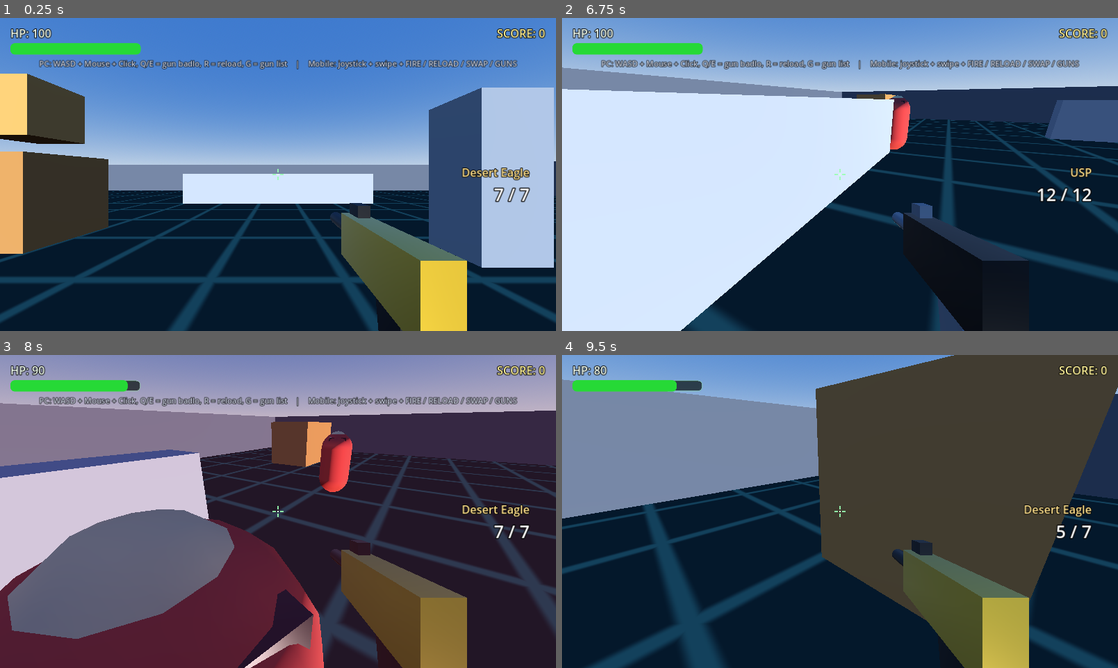
Above: before the commit, frames 1-4 (two rows, left to right).
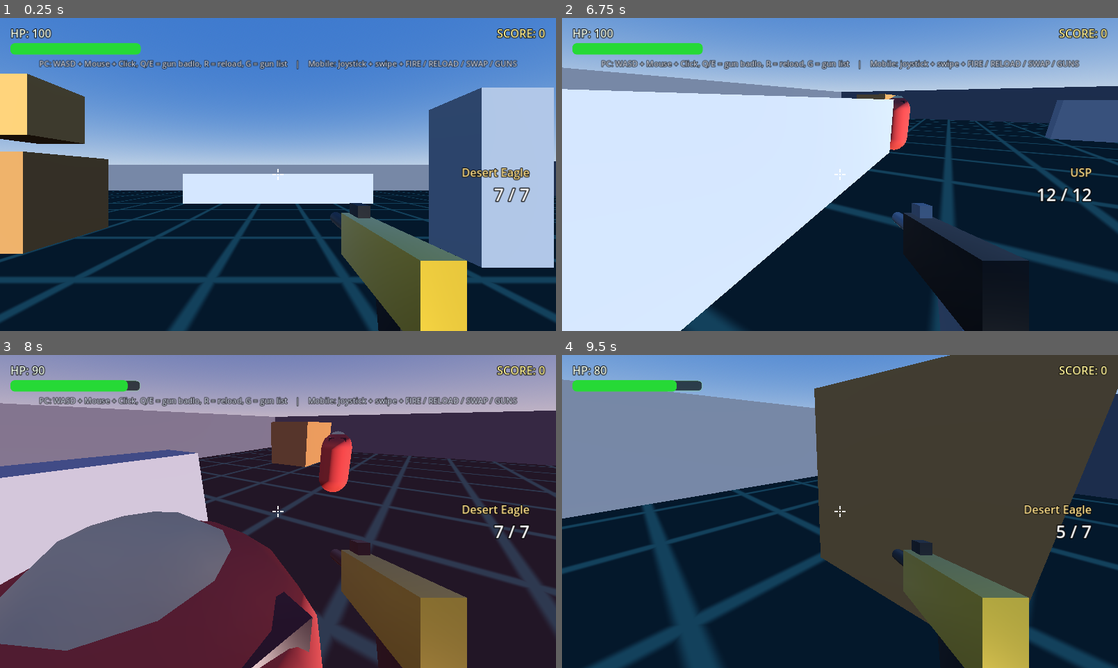
Above: after the commit, the same moments.

Repository: lk0024709-ux/Godot-fps-game-like-free-fire
Game: Godot game, scene res://scenes/main.tscn
Two runs of this game, one before a commit and one after it. Both use one fixed random seed, a clock stepped at 60 frames per second and the inputs below.
Inputs (mouse positions are in pixels of both pictures, inside the frame that each line leads up to):
- Up to frame 1 (0.25 s): no input
- Up to frame 2 (6.75 s): tap Enter at 0.5, 5.75 s; move the mouse to (834, 180) at 0.52 s; press the mouse at (834, 180) at 0.53 s; hold W (move_forward) 0.53-2.78 s; tap Space (jump) at 0.77, 1.52, 2.75, 3.02, 3.77, 4.52 s; move the mouse to (878, 177) at 1.27 s; release the mouse at (878, 177) at 1.28 s; click (878, 177) at 1.35 s; move the mouse to (795, 171) at 2.02 s; press the mouse at (795, 171) at 2.03 s; tap E (next_weapon) at 2.1, 6.6 s; move the mouse to (845, 174) at 2.77 s; release the mouse at (845, 174) at 2.78 s; hold A (move_left) 2.78-3.53 s; tap Q (prev_weapon) at 2.85 s; click (845, 174) at 3.05 s; move the mouse to (817, 168) at 3.52 s; press the mouse at (817, 168) at 3.53 s; hold W (move_forward) 3.53-5 s; tap 1 at 3.6 s; tap R (reload) at 4.15 s; move the mouse to (867, 174) at 4.27 s; release the mouse at (867, 174) at 4.28 s; click (867, 174) at 4.35 s; tap G (weapon_menu) at 4.9 s; click (689, 108) at 5 s, where only the run before the commit has a clickable "[P] Desert Eagle"; move the mouse to (728, 190) at 5.77 s; press the mouse at (728, 190) at 5.78 s; hold W (move_forward) 5.78-6.53 s; move the mouse to (851, 168) at 6.52 s; release the mouse at (851, 168) at 6.53 s; hold D (move_right) from 6.53 s (still down)
- Up to frame 3 (8 s): tap Space (jump) at 6.77, 7.52 s; click (289, 505) at 6.8 s; move the mouse to (272, 517) at 7.27 s; release D (move_right) at 7.28 s; press the mouse at (272, 517) at 7.28 s; hold W (move_forward) from 7.28 s (still down); tap Q (prev_weapon) at 7.35 s
- Up to frame 4 (9.5 s): keep holding W (move_forward); move the mouse to (878, 514) at 8.02 s; release the mouse at (878, 514) at 8.03 s; tap 1 at 8.1 s; tap Space (jump) at 8.27 s; click (878, 514) at 8.3 s; move the mouse to (795, 508) at 8.77 s; press the mouse at (795, 508) at 8.78 s

The runs differ from the first frame. In frame 1, less than 0.1% of the frame differs, in the area x 49-51%, y 48-52%; in frame 2, less than 0.1%; in frame 3, 2.6%, in the area x 0-97%, y 17-100%; in frame 4, 0.3%.

Commit message:
Multi-touch + spec fixes: Area3D goli, left-half joystick, gun-picker touch-safe, reload state
1) weapon_manager.gd: cancel_reload() ab reload_finished signal bhejta hai.
   Pehle weapon switch/mout pe HUD "RELOADING" pe atka reh jata tha (ammo wapas nahi dikhta).
2) bullet: spec ke mutabik ab Area3D hai (@export damage + body_entered), saath me
   purana per-frame ray-sweep bhi — dono ek hi _apply_hit() se damage dete hain,
   isliye tez goli deewar/enemy ke aar-paar nahi nikalti aur double damage bhi nahi hota.
   Yellow emissive sphere (koi texture nahi).
3) joystick.gd + hud.tscn: spec "Left half of screen = movement joystick" — ab poora
   left half joystick area hai, jahan ungli rakho wahi center ban jata hai (Free Fire jaisa).
   PC pe mouse capture ke waqt joystick ignore karta hai (warna left half me click se player chalta).
4) gun-picker multi-touch fix: Godot ka Button sirf PEHLI ungli ka emulated mouse sunta hai,
   isliye joystick pakde hue doosri ungli se gun select nahi hoti thi. Ab WeaponGrid khud
   raw touch/click leta hai (buttons sirf visual hain) aur panel pe tap karne se picker band hota hai.
   Gun list khuli ho to player khada rehta hai (get_move_vector 0).
5) Crosshair safed (spec: white cross), README update.

Co-authored-by: arena-agent <297053741+arena-agent@users.noreply.github.com>

Diff:
--- a/scenes/bullet.tscn
+++ b/scenes/bullet.tscn
@@ -1,11 +1,11 @@
-[gd_scene load_steps=4 format=3]
+[gd_scene load_steps=5 format=3]
 
 [ext_resource type="Script" path="res://scripts/bullet.gd" id="1_bullet"]
 
 [sub_resource type="StandardMaterial3D" id="StandardMaterial3D_tracer"]
-albedo_color = Color(1, 0.86, 0.32, 1)
+albedo_color = Color(1, 0.89, 0.25, 1)
 emission_enabled = true
-emission = Color(1, 0.8, 0.25, 1)
+emission = Color(1, 0.84, 0.2, 1)
 emission_energy_multiplier = 3.0
 
 [sub_resource type="SphereMesh" id="SphereMesh_tracer"]
@@ -15,8 +15,18 @@
 radial_segments = 8
 rings = 4
 
-[node name="Bullet" type="Node3D"]
+[sub_resource type="SphereShape3D" id="SphereShape3D_bullet"]
+radius = 0.14
+
+[node name="Bullet" type="Area3D"]
+collision_layer = 8
+collision_mask = 5
+monitoring = true
+monitorable = true
 script = ExtResource("1_bullet")
+
+[node name="CollisionShape3D" type="CollisionShape3D" parent="."]
+shape = SubResource("SphereShape3D_bullet")
 
 [node name="Mesh" type="MeshInstance3D" parent="."]
 cast_shadow = 0
--- a/scenes/hud.tscn
+++ b/scenes/hud.tscn
@@ -86,7 +86,7 @@
 offset_right = 16.0
 offset_bottom = 9.0
 mouse_filter = 2
-color = Color(0.6, 1, 0.7, 0.9)
+color = Color(1, 1, 1, 0.92)
 
 [node name="Bottom" type="ColorRect" parent="Crosshair"]
 layout_mode = 1
@@ -96,7 +96,7 @@
 offset_right = 16.0
 offset_bottom = 27.0
 mouse_filter = 2
-color = Color(0.6, 1, 0.7, 0.9)
+color = Color(1, 1, 1, 0.92)
 
 [node name="Left" type="ColorRect" parent="Crosshair"]
 layout_mode = 1
@@ -106,7 +106,7 @@
 offset_right = 9.0
 offset_bottom = 16.0
 mouse_filter = 2
-color = Color(0.6, 1, 0.7, 0.9)
+color = Color(1, 1, 1, 0.92)
 
 [node name="Right" type="ColorRect" parent="Crosshair"]
 layout_mode = 1
@@ -116,7 +116,7 @@
 offset_right = 27.0
 offset_bottom = 16.0
 mouse_filter = 2
-color = Color(0.6, 1, 0.7, 0.9)
+color = Color(1, 1, 1, 0.92)
 
 [node name="Dot" type="ColorRect" parent="Crosshair"]
 layout_mode = 1
@@ -126,7 +126,7 @@
 offset_right = 16.0
 offset_bottom = 16.0
 mouse_filter = 2
-color = Color(0.9, 1, 0.9, 1)
+color = Color(1, 1, 1, 1)
 
 [node name="HealthLabel" type="Label" parent="."]
 layout_mode = 3
@@ -245,14 +245,10 @@
 
 [node name="Joystick" type="Control" parent="TouchControls"]
 layout_mode = 1
-anchors_preset = 2
-anchor_top = 1.0
-anchor_bottom = 1.0
-offset_left = 40.0
-offset_top = -280.0
-offset_right = 260.0
-offset_bottom = -60.0
-grow_vertical = 0
+anchors_preset = 0
+anchor_right = 0.5
+anchor_bottom = 1.0
+grow_vertical = 2
 mouse_filter = 0
 script = ExtResource("2_joystick")
 
@@ -364,7 +360,7 @@
 anchor_bottom = 1.0
 grow_horizontal = 2
 grow_vertical = 2
-mouse_filter = 2
+mouse_filter = 1
 
 [node name="PanelBox" type="ColorRect" parent="WeaponPanel"]
 layout_mode = 1
@@ -379,7 +375,7 @@
 offset_bottom = 240.0
 grow_horizontal = 2
 grow_vertical = 2
-mouse_filter = 0
+mouse_filter = 2
 color = Color(0.03, 0.04, 0.06, 0.92)
 
 [node name="PanelTitle" type="Label" parent="WeaponPanel"]
@@ -415,6 +411,7 @@
 offset_bottom = 190.0
 grow_horizontal = 2
 grow_vertical = 2
+mouse_filter = 0
 theme_override_constants/h_separation = 6
 theme_override_constants/v_separation = 6
 columns = 4
--- a/scripts/bullet.gd
+++ b/scripts/bullet.gd
@@ -1,29 +1,42 @@
-extends Node3D
+extends Area3D
 ##
-## Bullet (goli) — damage system
-## Shooter se spawn hoti hai, apni "direction" me seedha aage badhti hai.
-## Raaste me jo pehli cheez (enemy / deewar / zameen) mile usse damage deti hai
-## aur khud delete ho jaati hai. max_life second tak kuch na lage to bhi delete.
+## Bullet (goli) — damage system (spec: Area3D + @export damage)
 ##
-## Har physics frame pe ray-cast hota hai (pichli jagah se nayi jagah tak),
-## isliye tez goli bhi deewar/enemy ke aar-paar nahi nikalti (no tunnelling).
-## (Area3D + body_entered wale tarike me tez goli chhoot jati hai, isliye
-##  ye ray-sweep tarika zyada bharosemand hai — baaki API wahi hai: damage,
-##  die() / take_damage().)
+## Shooter se spawn hoti hai, apni "direction" me seedha aage badhti hai
+## (26 unit/second default, max_life 2.5 second — dono @export hain aur weapon
+##  apni speed bhej deta hai: sniper tez, shotgun dheemi).
+##
+## Hit kaise pakadta hai — DO tarike (dono ek hi jagah damage dete hain):
+##   1) Area3D ka body_entered signal  -> spec wala tarika
+##   2) har physics frame ek chhoti ray (pichli jagah -> agli jagah)
+##      -> isse tez goli deewar/enemy ke aar-paar NAHI nikalti. Mobile pe FPS
+##         kam ho to Area3D overlap miss ho sakta hai; ray use bacha leta hai.
+##
+## Damage ka rule: pehle take_damage() (HP kam hota hai, marne pe die() khud
+## call ho jata hai), aur agar kisi cheez me sirf die() hai to wahi.
+## Player ko chhod dete hain (friendly fire off).
+## Visual: peela emissive sphere — bullet.tscn me (koi texture nahi).
 ##
 
-@export var speed: float = 26.0        ## metres per second (weapon apni speed deta hai)
+@export var speed: float = 26.0        ## metres per second
 @export var damage: float = 10.0       ## kitna HP katega (weapon se aata hai)
 @export var max_life: float = 2.5      ## itne second baad gayab
+@export var target_group: String = "enemy"   ## is group ko damage hota hai
 
 var direction: Vector3 = Vector3.FORWARD   ## player.gd set karta hai
 var shooter = null                         ## jisne goli chalayi (khud ko na maare)
 
 var _life: float = 2.5
+var _spent: bool = false                   ## ek baar lagi -> dobara damage nahi
 
 
 func _ready() -> void:
 	_life = max_life
+	monitoring = true
+	monitorable = true
+	# 1 = duniya (zameen / deewar / crate), 4 = enemy ka layer (enemy.tscn me 4)
+	collision_mask = 1 | 4
+	body_entered.connect(_on_body_entered)
 	face_direction()
 
 
@@ -39,6 +52,9 @@
 
 
 func _physics_process(delta: float) -> void:
+	if _spent:
+		return
+
 	var from_pos := global_position
 	var to_pos := from_pos + direction * speed * delta
 
@@ -46,7 +62,8 @@
 	var query := PhysicsRayQueryParameters3D.create(from_pos, to_pos)
 	query.collide_with_areas = false
 	query.collide_with_bodies = true
-	if shooter is CollisionObject3D:
+	query.collision_mask = 1 | 4
+	if shooter is CollisionObject3D and is_instance_valid(shooter):
 		query.exclude = [(shooter as CollisionObject3D).get_rid()]
 
 	var hit := get_world_3d().direct_space_state.intersect_ray(query)
@@ -63,16 +80,31 @@
 		queue_free()
 
 
-## Kuch lag gaya -> damage do.
-## Enemy ke paas take_damage() hai (HP kam karta hai, marne pe die() khud call hota
-## hai). Kisi aur cheez ke paas sirf die() ho to wahi call kar dete hain.
-## Player ko jaan-boojh kar chhod dete hain (friendly fire off) — warna goli
-## player ke die() ko call karke khud hi maar deti.
+## spec: Area3D ka body_entered -> us body ko damage
+func _on_body_entered(body: Node3D) -> void:
+	_apply_hit(body)
+
+
+## Kuch lag gaya -> damage do (aur goli gayab).
+## Enemy ke paas take_damage() hai (HP kam karta hai, marne pe die() khud call
+## hota hai). Kisi aur cheez ke paas sirf die() ho to wahi call kar dete hain.
+## Player / apni hi goli -> kuch nahi (friendly fire off).
 func _apply_hit(collider) -> void:
-	if collider is Node and not collider.is_in_group("player"):
+	if _spent:
+		return
+	if collider == null or not (collider is Node):
+		return
+	if collider == shooter:
+		return                                  # apni hi goli se damage nahi
+
+	if (collider as Node).is_in_group(target_group):
 		if collider.has_method("take_damage"):
 			collider.take_damage(damage)
 		elif collider.has_method("die"):
 			collider.die()
-	# zameen / deewar / player -> bas gayab ho jao
+	elif (collider as Node).is_in_group("enemy") or (collider as Node).is_in_group("player"):
+		return                                   # doosri team -> kuch nahi
+
+	# yahan aaye = kuch lag gaya (enemy / deewar / zameen) -> goli khatam
+	_spent = true
 	queue_free()
--- a/scripts/hud.gd
+++ b/scripts/hud.gd
@@ -78,6 +78,10 @@
 	dim.mouse_filter = Control.MOUSE_FILTER_STOP
 	dim.gui_input.connect(_on_dim_gui_input)
 
+	# Gun-picker: grid khud saare touch/click leta hai, panel bahar wala tap
+	weapon_grid.gui_input.connect(_on_weapon_grid_gui_input)
+	weapon_panel.gui_input.connect(_on_weapon_panel_gui_input)
+
 	# 8 second baad hint hata do
 	var tween := create_tween()
 	tween.tween_interval(8.0)
@@ -173,7 +177,10 @@
 		button.add_theme_color_override("font_color", Color(1, 1, 1))
 		button.add_theme_color_override("font_hover_color", Color(1, 1, 1))
 
-		button.pressed.connect(_on_weapon_button_pressed.bind(i))
+		# Buttons sirf dikhne ke liye hain (IGNORE) — saara input grid khud leta hai.
+		# Wajah: Godot ka Button sirf PEHLI ungli wala emulated mouse sunta hai, isliye
+		# joystick pakde hue doosri ungli se tap karne pe Button kuch nahi karta tha.
+		button.mouse_filter = Control.MOUSE_FILTER_IGNORE
 		weapon_grid.add_child(button)
 		_weapon_buttons.append(button)
 
@@ -218,6 +225,51 @@
 	if weapon_manager != null and is_instance_valid(weapon_manager):
 		weapon_manager.switch_weapon(index)
 	close_weapon_menu()
+
+
+## Gun-picker ka input: ungli/click jis button pe hai wahi weapon select hota hai.
+## Ye Control object khud saara input leta hai (buttons sirf visual hain), isliye
+## mobile pe joystick ek ungli se pakda ho aur doosri ungli se gun select karo —
+## wo bhi sahi kaam karta hai. (Godot ka normal Button multi-touch me kaam nahi
+## karta: wo sirf pehli ungli ke emulated mouse events sunta hai.)
+func _on_weapon_grid_gui_input(event: InputEvent) -> void:
+	var local := Vector2.ZERO
+	var pressed := false
+	if event is InputEventScreenTouch:
+		var touch := event as InputEventScreenTouch
+		pressed = touch.pressed
+		local = touch.position
+	elif event is InputEventMouseButton:
+		var click := event as InputEventMouseButton
+		if click.button_index != MOUSE_BUTTON_LEFT:
+			return
+		pressed = click.pressed
+		local = click.position
+	else:
+		return
+	if not pressed:
+		return
+
+	# event.position grid ke andar local hai -> canvas space me convert karke
+	# har button ke rect se compare karo
+	var point: Vector2 = weapon_grid.get_global_transform_with_canvas() * local
+	for i in _weapon_buttons.size():
+		var button: Button = _weapon_buttons[i]
+		var rect := Rect2(button.get_global_transform_with_canvas().origin, button.size)
+		if rect.has_point(point):
+			_on_weapon_button_pressed(i)
+			return
+
+
+## Grid ke bahar (panel pe) tap/click -> picker band
+func _on_weapon_panel_gui_input(event: InputEvent) -> void:
+	if event is InputEventScreenTouch:
+		if (event as InputEventScreenTouch).pressed:
+			close_weapon_menu()
+	elif event is InputEventMouseButton:
+		var click := event as InputEventMouseButton
+		if click.pressed and click.button_index == MOUSE_BUTTON_LEFT:
+			close_weapon_menu()
 
 
 # ============================================================ values dikhana ==
@@ -259,6 +311,8 @@
 func get_move_vector() -> Vector2:
 	if not touch_controls.visible:
 		return Vector2.ZERO
+	if is_menu_open():
+		return Vector2.ZERO    # gun list khuli hai -> player wahin khada rahe
 	return joystick.output
 
 
--- a/scripts/joystick.gd
+++ b/scripts/joystick.gd
@@ -1,57 +1,87 @@
 extends Control
 ##
 ## Virtual joystick (mobile touch controls)
-## Control ke andar touch/mouse drag se output nikalta hai:
-##   output = Vector2 (-1..1, -1..1)   -> x = left/right, y = up/down (-1 = aage)
+##
+## Spec: "Left half of screen = movement joystick (touch drag)".
+## Isliye ye Control poore LEFT HALF ko cover karta hai (hud.tscn me anchors
+## dekho) — screen ke left hisse me jahan chaho ungli rakho, wahi joystick ka
+## center ban jata hai (Free Fire jaisa). Ungli chhodne pe ghera bottom-left pe
+## wapas aa jata hai.
+##
+## output = Vector2 (-1..1, -1..1)   -> x = left/right, y = up/down (-1 = aage)
 ## Drawing bhi khud karta hai (draw_circle), koi image/asset nahi chahiye.
 ##
 
 @export var base_radius: float = 92.0    ## bade ghere ka radius
 @export var knob_radius: float = 38.0    ## andar wale knob ka radius
 @export var dead_zone: float = 0.12      ## itna hilne tak kuch na ho
+@export var margin: float = 40.0         ## screen ke kinare se itna andar
 
 var output: Vector2 = Vector2.ZERO
 
 var _pointer_id: int = -1                 ## -1 = kuch nahi, -2 = mouse, >=0 = touch index
 var _knob_offset: Vector2 = Vector2.ZERO
 var _touch_device: bool = false
+var _center: Vector2 = Vector2.ZERO       ## ghera kahan hai (ungli ke neeche / resting spot)
+var _active: bool = false
 
 
 func _ready() -> void:
 	mouse_filter = Control.MOUSE_FILTER_STOP     # touch yahin ruk jaye (look na ho)
 	_touch_device = DisplayServer.is_touchscreen_available()
-	resized.connect(queue_redraw)
+	resized.connect(_reset_center)
+	_reset_center()
+
+
+## Jab kuch nahi chal raha: ghera bottom-left me aaram se pada rahe
+func _reset_center() -> void:
+	_center = Vector2(minf(size.x * 0.5, base_radius + margin), size.y - base_radius - margin)
+	queue_redraw()
+
+
+## Ghera screen ke andar hi rahe (kinare se bahar na nikle)
+func _clamp_center(pos: Vector2) -> Vector2:
+	return Vector2(
+		clampf(pos.x, base_radius, size.x - base_radius),
+		clampf(pos.y, base_radius, size.y - base_radius))
 
 
 func _gui_input(event: InputEvent) -> void:
-	var center := size * 0.5
-
 	if event is InputEventScreenTouch:
 		if event.pressed:
 			if _pointer_id == -1:
 				_pointer_id = event.index
-				_update_knob(event.position - center)
+				_active = true
+				_center = _clamp_center(event.position)   # jahan ungli rakhi = naya center
+				_update_knob(event.position - _center)
 		elif event.index == _pointer_id:
 			_release()
 		return
 
 	if event is InputEventScreenDrag:
 		if event.index == _pointer_id:
-			_update_knob(event.position - center)
+			_update_knob(event.position - _center)
 		return
 
 	if _touch_device:
 		return   # touch device pe emulated mouse events ignore karo (warna double input)
 
+	# PC: jab mouse FPS mode me capture hai (aim/fire kar rahe ho) to joystick ko
+	# haath mat lagao — warna left half me click karne pe player chalne lag jaye
+	if Input.get_mouse_mode() == Input.MOUSE_MODE_CAPTURED:
+		return
+
 	if event is InputEventMouseButton and event.button_index == MOUSE_BUTTON_LEFT:
 		if event.pressed:
 			if _pointer_id == -1:
 				_pointer_id = -2
-				_update_knob(event.position - center)
+				_active = true
+				_center = _clamp_center(event.position)
+				_update_knob(event.position - _center)
 		elif _pointer_id == -2:
 			_release()
 	elif event is InputEventMouseMotion and _pointer_id == -2:
-		_update_knob(event.position - center)
+		_update_knob(event.position - _center)
 
 
 func _update_knob(offset: Vector2) -> void:
@@ -64,16 +94,18 @@
 
 func _release() -> void:
 	_pointer_id = -1
+	_active = false
 	_knob_offset = Vector2.ZERO
 	output = Vector2.ZERO
-	queue_redraw()
+	_reset_center()
 
 
 func _draw() -> void:
-	var center := size * 0.5
+	var base_alpha: float = 0.16 if _active else 0.10
+	var ring_alpha: float = 0.5 if _active else 0.35
 	# bahar wala ghera
-	draw_circle(center, base_radius, Color(1, 1, 1, 0.10))
-	draw_arc(center, base_radius, 0.0, TAU, 64, Color(1, 1, 1, 0.35), 3.0, true)
+	draw_circle(_center, base_radius, Color(1, 1, 1, base_alpha))
+	draw_arc(_center, base_radius, 0.0, TAU, 64, Color(1, 1, 1, ring_alpha), 3.0, true)
 	# andar wala knob
-	draw_circle(center + _knob_offset, knob_radius, Color(1, 1, 1, 0.30))
-	draw_arc(center + _knob_offset, knob_radius, 0.0, TAU, 48, Color(1, 1, 1, 0.55), 2.0, true)
+	draw_circle(_center + _knob_offset, knob_radius, Color(1, 1, 1, 0.30))
+	draw_arc(_center + _knob_offset, knob_radius, 0.0, TAU, 48, Color(1, 1, 1, 0.55), 2.0, true)
--- a/scripts/weapon_manager.gd
+++ b/scripts/weapon_manager.gd
@@ -107,11 +107,15 @@
 	reload_started.emit(reload_time)
 
 
-## Reload beech me rok do (weapon badalne pe)
+## Reload beech me rok do (weapon badalne pe / player ki maut pe).
+## Signal bhejna zaroori hai: HUD "RELOADING" likhta hai reload_started pe aur
+## ammo wapas dikhata hai reload_finished pe — signal ke bina HUD atka reh jata.
 func cancel_reload() -> void:
-	if reloading:
-		reloading = false
-		_reload_left = 0.0
+	if not reloading:
+		return
+	reloading = false
+	_reload_left = 0.0
+	reload_finished.emit()
 
 
 # ============================================================== SWITCHING ====
@@ -126,8 +130,8 @@
 		return                       # wahi weapon dobara -> kuch nahi karo
 
 	current_index = target
-	cancel_reload()
 	current_ammo = get_ammo_max()
+	cancel_reload()             # naye weapon ka ammo set hone ke BAAD, taaki HUD sahi number dikhaye
 	_equipped = true
 	build_model()
 	weapon_changed.emit(get_current_name(), current_ammo, get_ammo_max())
Not shown, changed: README.md
